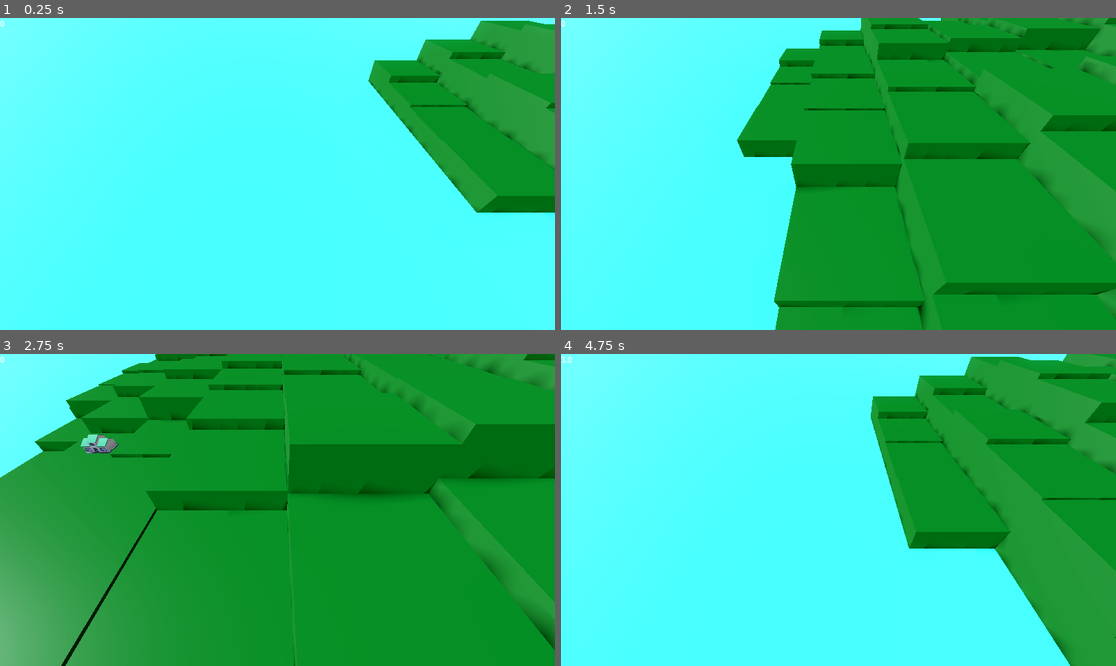
Above: before the commit, frames 1-4 (two rows, left to right).
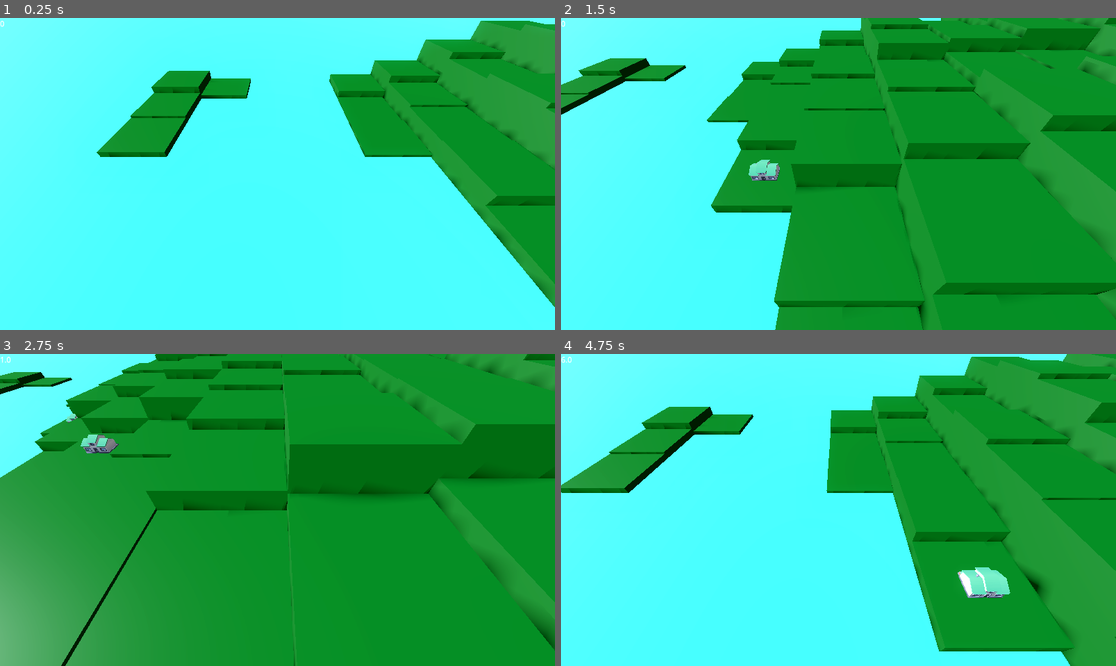
Above: after the commit, the same moments.

Repository: SnappyTheKing/Science-City-builder
Game: Godot game, scene res://Scenes/Game.tscn
Same seed, same stepped clock (60 frames per second), same inputs: the game is played once before the commit and once after it.
Inputs (mouse positions are in pixels of both pictures, inside the frame that each line leads up to):
- Up to frame 1 (0.25 s): no input
- Up to frame 2 (1.5 s): tap Enter at 0.5 s; move the mouse to (960, 158) at 0.52 s; hold D (right) 0.53-1.28 s; click (960, 158) at 0.67 s; move the mouse to (727, 189) at 1.27 s; hold S (backwards) from 1.28 s (still down); click (727, 189) at 1.42 s
- Up to frame 3 (2.75 s): move the mouse to (333, 441) at 2.02 s; release S (backwards) at 2.03 s; hold D (right) from 2.03 s (still down); click (333, 441) at 2.17 s
- Up to frame 4 (4.75 s): move the mouse to (810, 572) at 2.77 s; release D (right) at 2.78 s; hold W (forwards) 2.78-3.53 s; click (810, 572) at 2.92 s; move the mouse to (1005, 556) at 3.52 s; hold A (left) from 3.53 s (still down); click (1005, 556) at 3.67 s; move the mouse to (672, 463) at 4.27 s; click (672, 463) at 4.42 s

The runs differ from the first frame. In frame 1, 8.5% of the frame differs, in the area x 17-100%, y 16-93%; in frame 2, 5.4%; in frame 3, 0.6%; in frame 4, 13%, in the area x 0-93%, y 0-96%.

Commit message:
Fixed tooltip system

Diff:
--- a/science-game/Scenes/tooltip.tscn
+++ b/science-game/Scenes/tooltip.tscn
@@ -2,32 +2,19 @@
 
 [ext_resource type="Script" uid="uid://cvgd3u8cd55cy" path="res://Scripts/tooltip.gd" id="1_ogi1g"]
 
-[node name="Tooltip" type="Control"]
-layout_mode = 3
-anchors_preset = 15
-anchor_right = 1.0
-anchor_bottom = 1.0
-grow_horizontal = 2
-grow_vertical = 2
+[node name="Tooltip" type="PanelContainer"]
+offset_right = 21.0
+offset_bottom = 43.0
 script = ExtResource("1_ogi1g")
 
-[node name="Panel" type="Panel" parent="."]
-layout_mode = 1
-anchors_preset = -1
-anchor_right = 0.22600001
-anchor_bottom = 0.157
-offset_right = -0.35202026
-offset_bottom = 0.26399994
-grow_horizontal = 2
-grow_vertical = 2
+[node name="MarginContainer" type="MarginContainer" parent="."]
+layout_mode = 2
+theme_override_constants/margin_left = 10
+theme_override_constants/margin_top = 10
+theme_override_constants/margin_right = 10
+theme_override_constants/margin_bottom = 10
 
-[node name="Stats" type="RichTextLabel" parent="Panel"]
-layout_mode = 1
-anchors_preset = 4
-anchor_top = 0.5
-anchor_bottom = 0.5
-offset_left = 14.0
-offset_top = -20.0
-offset_right = 240.0
-offset_bottom = 20.0
-grow_vertical = 2
+[node name="Stats" type="Label" parent="MarginContainer"]
+unique_name_in_owner = true
+layout_mode = 2
+vertical_alignment = 1
--- a/science-game/Scripts/Resources/building_class.gd
+++ b/science-game/Scripts/Resources/building_class.gd
@@ -7,7 +7,10 @@
 @export var upgrade_cost: int
 
 
-var parent: Node
+var parent: BuildingScene
 
 func run():
 	pass
+
+func get_tooltip_text() -> String:
+	return ""
--- a/science-game/Scripts/Resources/house_class.gd
+++ b/science-game/Scripts/Resources/house_class.gd
@@ -14,3 +14,9 @@
 
 func timer_elapsed():
 	Global.money += income * parent.moneyMult
+
+func get_tooltip_text() -> String:
+	var s := name
+	s += "\nIncome: " + str(income * parent.moneyMult)
+	s += "\nUpgrade Cost: " + str(upgrade_cost * parent.costMult)
+	return s
--- a/science-game/Scripts/building.gd
+++ b/science-game/Scripts/building.gd
@@ -46,7 +46,7 @@
 		Global.time += building.extra_time
 
 	for b in Global.get_tiles(Vector2(get_parent().get_parent().position.x, get_parent().get_parent().position.z)):
-		if b.building is Store :
+		if b.building is Store:
 			moneyMult += b.building.productivity/100
 		if b.building is Park and building.upgrade_cost > 0:
 			costMult *= 1 - (b.building.discount/100)
--- a/science-game/Scripts/game.gd
+++ b/science-game/Scripts/game.gd
@@ -14,7 +14,7 @@
 		for y in 25:
 			#if pow(2*x-25,2) + pow(2*y-25,2) <= 100:
 			var height = noise.get_noise_2d(x, y)*10 + 0.5
-			if height > 0.5:
+			if height > 0:
 				var t = tile.instantiate()
 
 				t.position = Vector3(2*x, height ,2*y)
--- a/science-game/Scripts/global.gd
+++ b/science-game/Scripts/global.gd
@@ -26,7 +26,9 @@
 	#get_tree().get_current_scene().add_child(t)
 	var t = get_tree().get_current_scene().find_child("Tooltip")
 
-	t.type.text = b.building.name
+	var building: Building = b.building
+
+	t.type.text = building.get_tooltip_text()
 
 	t.visible = true
 
--- a/science-game/Scripts/tooltip.gd
+++ b/science-game/Scripts/tooltip.gd
@@ -1,9 +1,6 @@
 extends Control
 
-var type: RichTextLabel
-
-func _ready() -> void:
-	type = get_child(0).get_child(0)
+@onready var type: Label = %Stats
 
 func _process(_delta: float) -> void:
-	position = get_global_mouse_position()
+	position = get_global_mouse_position() + Vector2(10, 10)
